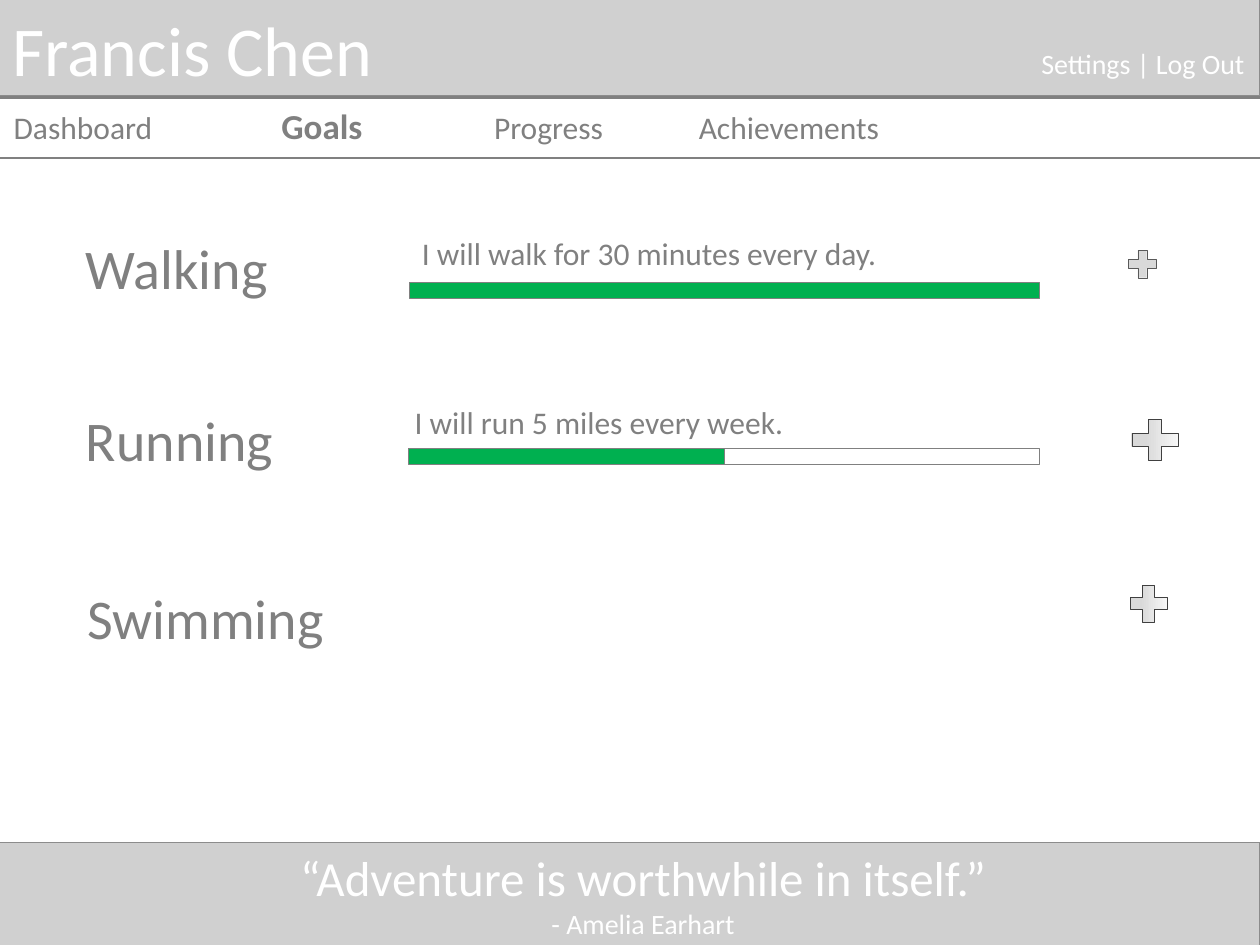
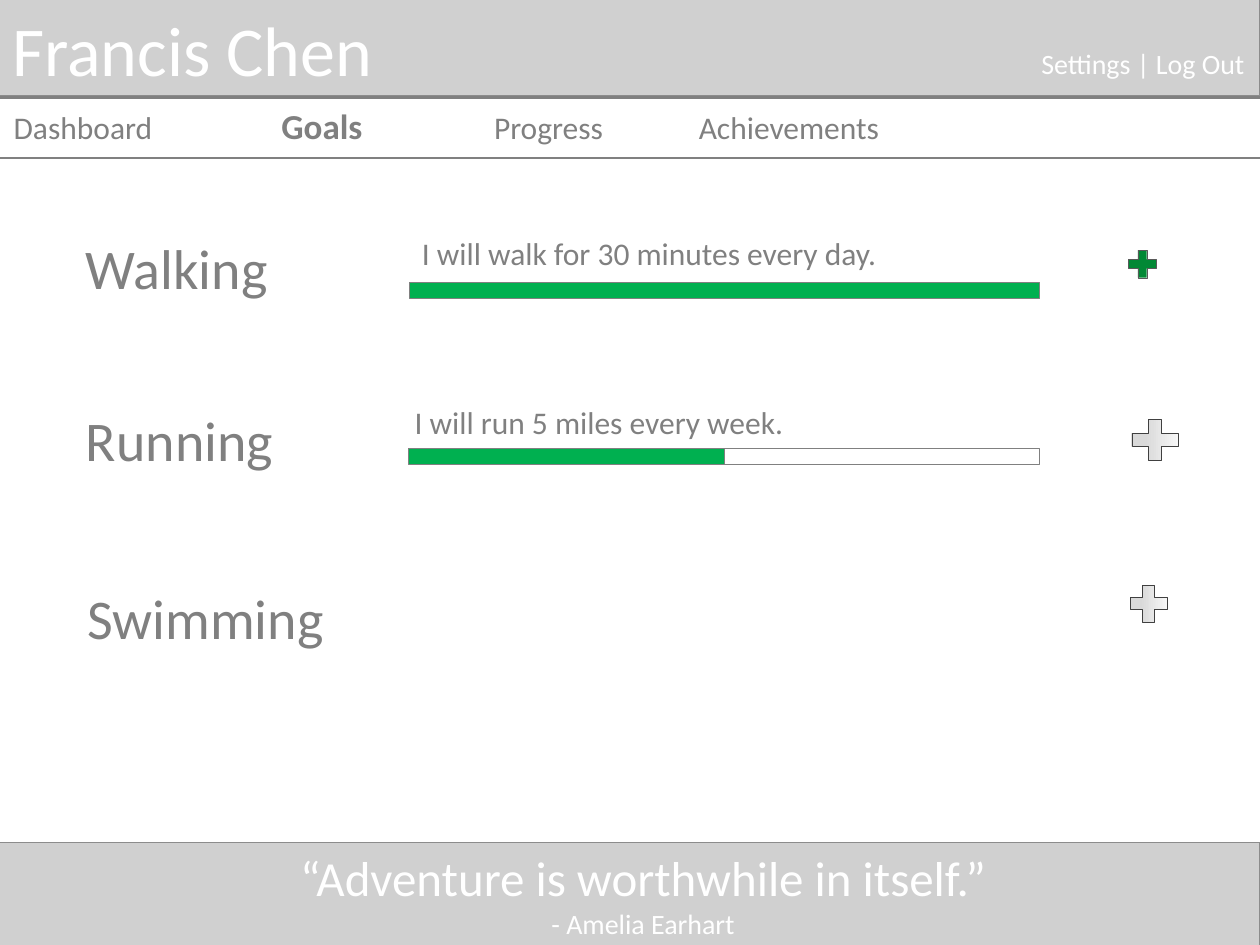
Before and after one commit to fxchen12/AlphaBrosPublic, a slide deck: slide 1 of docs/Mockups/First Draft/Draft Goals Mockup.pptx. Drawn at 1260x945 pixels with LibreOffice and Linux fonts; fonts in the diff are those of the drawing; grey boxes stand for pictures. Boxes give left, top, right and bottom in pixels: in the first picture for what was removed or moved away, otherwise in the second. Text is boxed around its words. In the diff, an @@ line names an element or a change of style, - is before the commit and + after.

```diff
--- a/docs/Mockups/First Draft/Draft Goals Mockup.pptx
+++ b/docs/Mockups/First Draft/Draft Goals Mockup.pptx
@@ plus sign at (1124,244,1162,282): fill #D9D9D9 to #028835 @@
```
Also in this commit, not shown: 16 other files.
